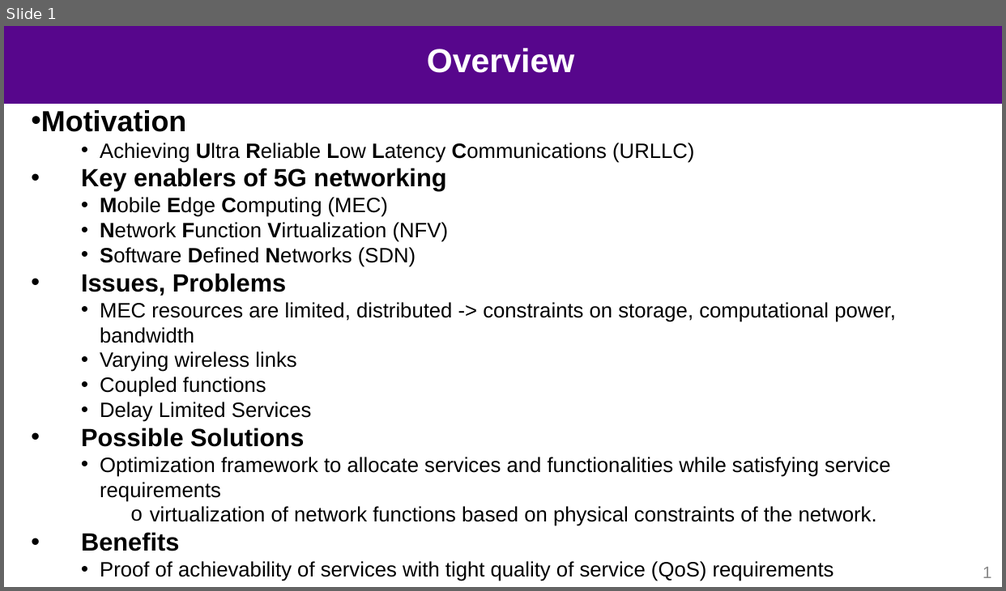
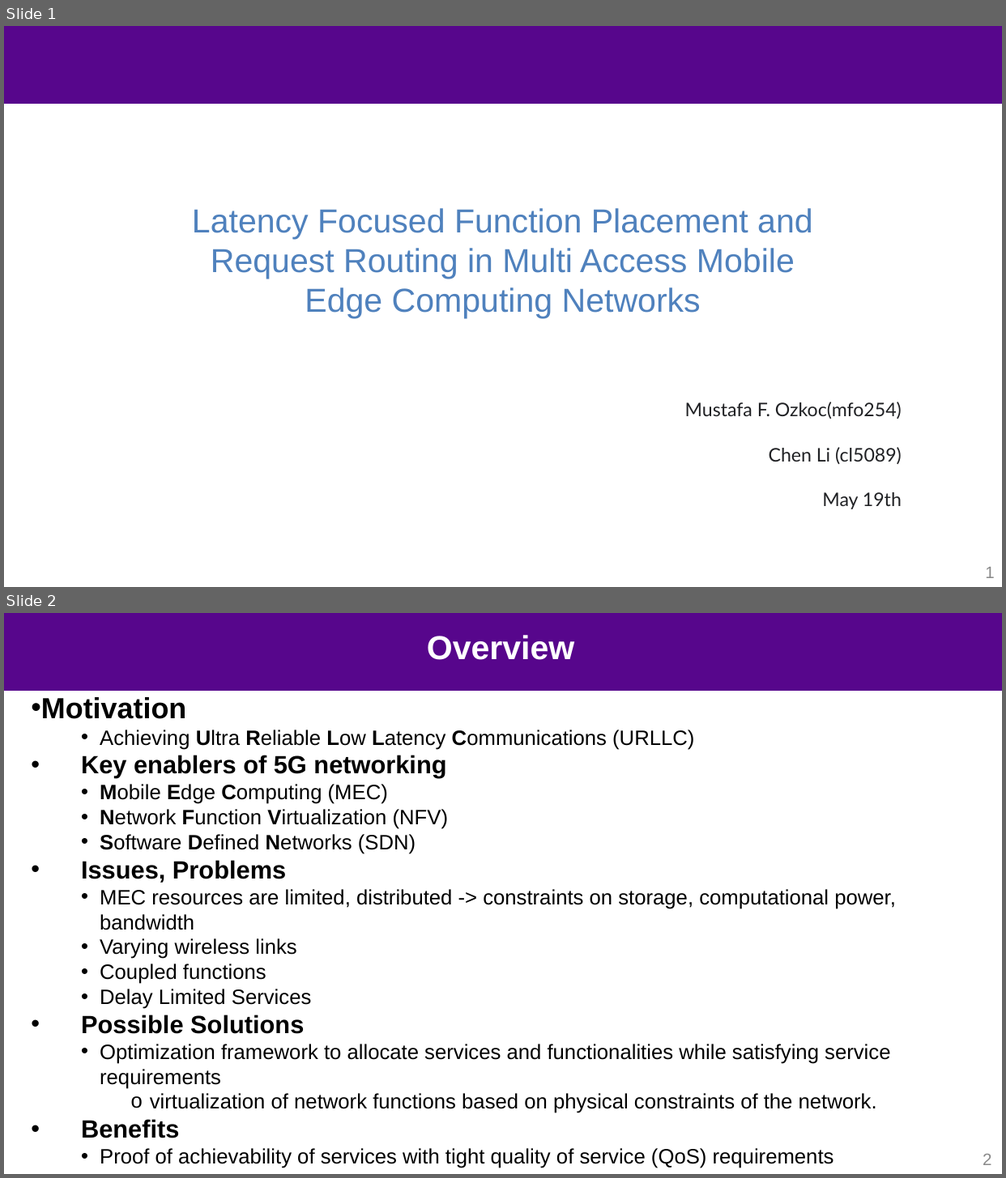
Before and after one commit to mustafafu/mec_request_routing, a slide deck: common_script/part1and2.pptx. Shown one above the other, each under a label of ours: slide 1 before the commit, slides 1 and 2 after it. The pictures are 1006x591 and 1006x1178 pixels, drawn with LibreOffice and Linux fonts; fonts in the diff are those of the drawing; background and template pictures are left out. Boxes give left, top, right and bottom in pixels: in the first picture for what was removed or moved away, otherwise in the second. Text is boxed around its words. In the diff, an @@ line names an element or a change of style, - is before the commit and + after.

Commit message:
add first page

```diff
--- a/common_script/part1and2.pptx
+++ b/common_script/part1and2.pptx
@@ slide 1 added at (4, 26, 1002, 587), background #FFFFFF; not listed: 1 template element that a slide beside it also shows @@
@@ text added at (192, 208, 813, 319), 32 pt, text #4F81BD @@
+Latency Focused Function Placement and Request Routing in Multi Access Mobile Edge Computing Networks
@@ text added at (685, 402, 901, 510), 18 pt, text #202124 @@
+Mustafa F. Ozkoc(mfo254)
+Chen Li (cl5089)
+May 19th
@@ page number added at (985, 567, 994, 578), 16 pt, text #898989 @@
+1
@@ what was slide 1 is now slide 2 @@
@@ page number at (982, 1154, 991, 1165): text changed @@
-1
+2
```
